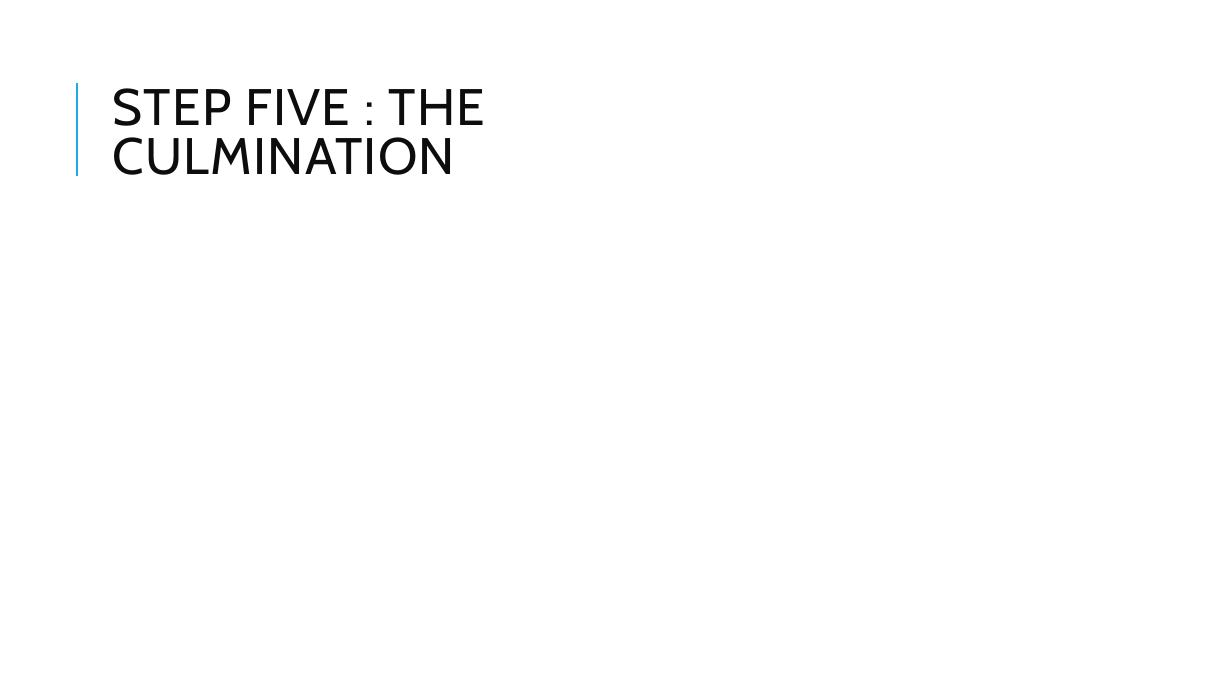
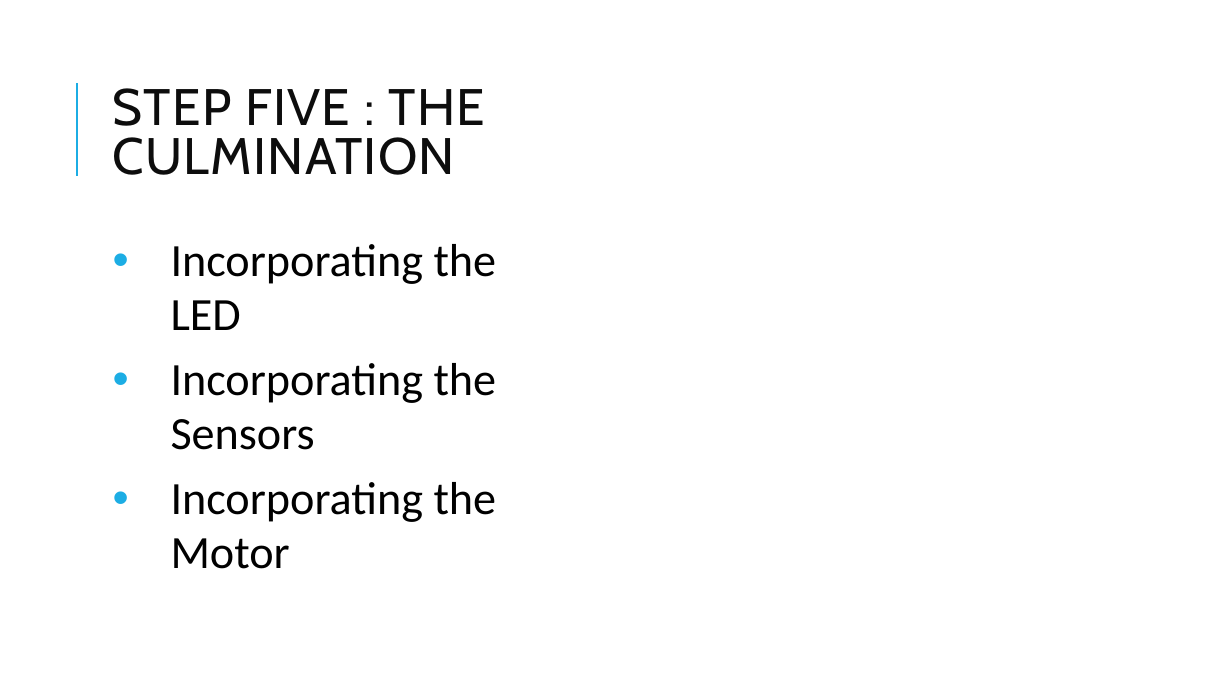
Before and after one commit to jmapjp/EMT2390LStuff, a slide deck: slide 7 of Semester Project/Semester project 2390l.pptx (slide 9 before the commit). Drawn at 1232x693 pixels with LibreOffice and Linux fonts; fonts in the diff are those of the drawing. Boxes give left, top, right and bottom in pixels: in the first picture for what was removed or moved away, otherwise in the second. Text is boxed around its words. In the diff, an @@ line names an element or a change of style, - is before the commit and + after.

```diff
--- a/Semester Project/Semester project 2390l.pptx
+++ b/Semester Project/Semester project 2390l.pptx
@@ text added at (171, 244, 497, 569), 36 pt, text #000000 @@
+• Incorporating the LED
+• Incorporating the Sensors
+• Incorporating the Motor
```
Also in this commit, not shown: 3 other slides changed, 3 slides added, 5 slides removed.
